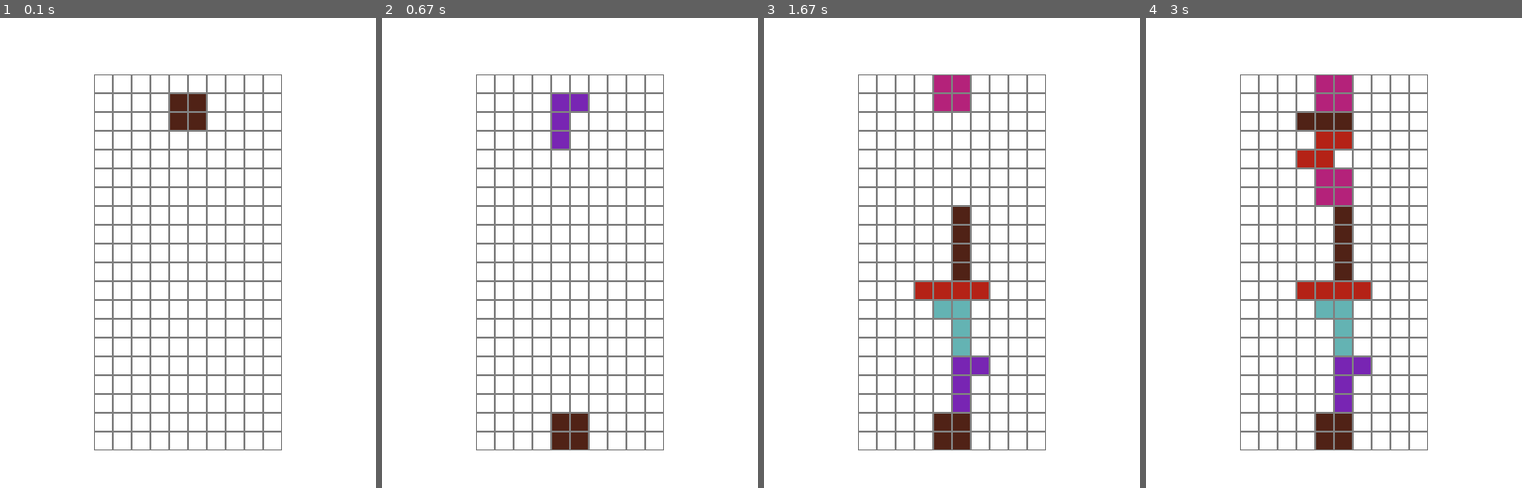
Above: before the commit, frames 1-4 (left to right).
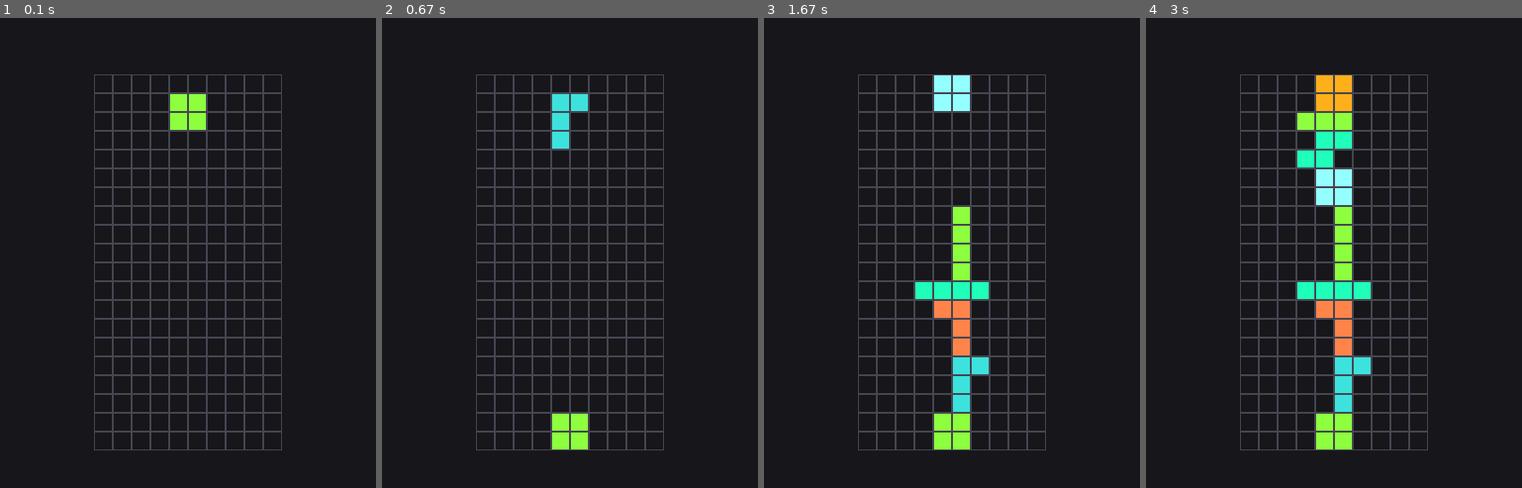
Above: after the commit, the same moments.

Repository: ase420-Team-One/ASE-420_Tetris
Game: pygame game, started from tetris_ver3.py
The game is run twice, just before and just after one commit, with the same random seed, the same clock (stepped at 60 frames per second) and the same inputs.
Inputs:
- Up to frame 1 (0.1 s): no input
- Up to frame 2 (0.67 s): tap Space at 0.33 s
- Up to frame 3 (1.67 s): hold Right 0.67-1.13 s; tap Space at 0.73, 1.03, 1.23, 1.57 s; hold Up 1.17-1.47 s; hold Right from 1.5 s (still down)
- Up to frame 4 (3 s): tap Space at 1.87, 2.07, 2.37 s; release Right at 1.97 s; hold Left 2-2.53 s

The runs differ from the first frame. In frame 1, 100% of the frame differs, in the area x 0-100%, y 0-100%; in frame 2, 100%; in frame 3, 100%; in frame 4, 100%.

Commit message:
Added colors.py, made it work with tetris
Added colors.py, made Colors an object to allow for color switching. Defaults to light, game is currently on dark mode.  Changed Tetrimino color palette. Added colors variable for Board() to allow for dark and light mode. all of the names of the colors are listed, names pulled from coolors.co.

Diff:
--- /dev/null
+++ b/colors.py
@@ -0,0 +1,31 @@
+import random
+class Colors:
+    def __init__(self):
+        self.SECONDARY = (0,0,0)
+        self.PRIMARY = (255,255,255)
+        self.TERTIARY = (128, 128, 128)
+
+    _colors = (
+        (250, 78, 233),     # purple pizzazz
+        (61, 226, 221),    # turquoise
+        (255, 132, 74),       # mango tango
+        (141, 255, 62),      # spring frost
+        (221, 29, 96),      # ruby
+        (157, 57, 238),      # purple x 11
+        (31, 255,186),      # sea green crayola
+        (147,255,255),       # electric blue
+        (255,175,25)        # honey yellow
+    )
+
+    def random(self):
+        return random.randint(0, len(self._colors) -1)
+
+    def select(self, index): return self._colors[index]
+    def dark(self):
+        self.PRIMARY=(23,22,26)         # eerie black
+        self.SECONDARY=(70,70,82)       # dark liver
+        self.TERTIARY=(217,217,220)     # gainsboro
+    def light(self):
+        self.SECONDARY=(0,0,0)          # black
+        self.PRIMARY=(255,255,255)      # white
+        self.TERTIARY=(128, 128, 128)   # gray
--- a/tetris_ver3.py
+++ b/tetris_ver3.py
@@ -1,24 +1,6 @@
 import random
 import pygame
-
-class Colors:
-    _colors = (
-        (120, 37, 179),     # violet
-        (100, 179, 179),    # teal
-        (80, 34, 22),       # Brown
-        (80, 134, 22),      # green
-        (180, 34, 22),      # red
-        (180, 34, 122)      # purple
-    )
-
-    BLACK = (0,0,0)
-    WHITE = (255,255,255)
-    GRAY = (128, 128, 128)
-
-    def random(self):
-        return random.randint(0, len(self._colors) -1)
-
-    def select(self, index): return self._colors[index]
+from colors import Colors
 
 class Tetrimino_Type_List:
     """
@@ -128,11 +110,12 @@
     _field = []
     # _height, _width, _grid_square_sise, _coordinate_on_screen
 
-    def __init__(self, num_rows = 20, num_columns = 10, grid_square_size = 20, coordinate_on_screen = (0,0)):
+    def __init__(self, num_rows = 20, num_columns = 10, grid_square_size = 20, coordinate_on_screen = (0,0),colors=Colors()):
         self._height = num_rows
         self._width = num_columns
         self._grid_square_size = grid_square_size
         self._coordinate_on_screen = coordinate_on_screen
+        self._colors=colors
 
         for i in range(num_rows):
             self._field.append([-1] * num_columns)
@@ -144,8 +127,8 @@
     def screen_coordinate(self): return self._coordinate_on_screen
 
     def draw_board(self, screen):
-        screen.fill(Colors.WHITE)
-        fill_color = Colors.GRAY
+        screen.fill(self._colors.PRIMARY)
+        fill_color = self._colors.SECONDARY
 
         for row in range(self._height):
             for column in range(self._width):
@@ -307,12 +290,13 @@
     # _clock, _screen, _board, _controls
     def start(self):
         pygame.init()
-
+        self._colors=Colors()
+        self._colors.dark()
         self._clock = Tetris_Clock(fps = 25)
         self._screen = Tetris_Screen(screen_size=(400, 500))
         self._controls = Controls.default()
         self._board = Board( num_rows = 20, num_columns = 10,
-            grid_square_size = 20, coordinate_on_screen = (100, 60))
+            grid_square_size = 20, coordinate_on_screen = (100, 60), colors=self._colors)
         self._pressing_down = False
         self._current_mino = Tetrimino()
 
